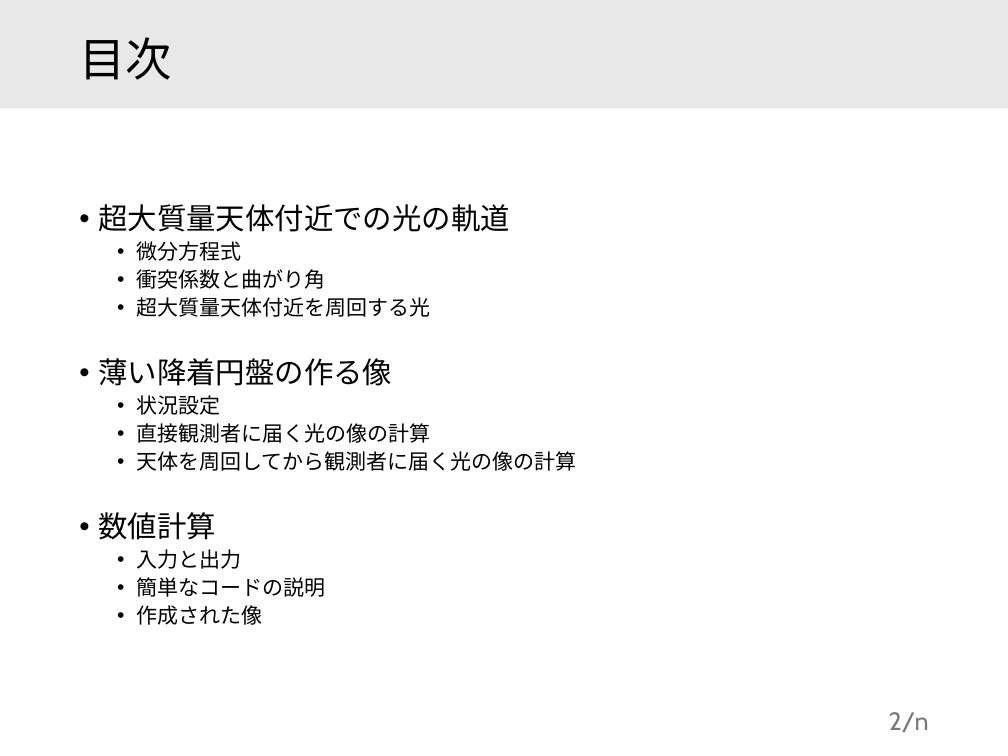
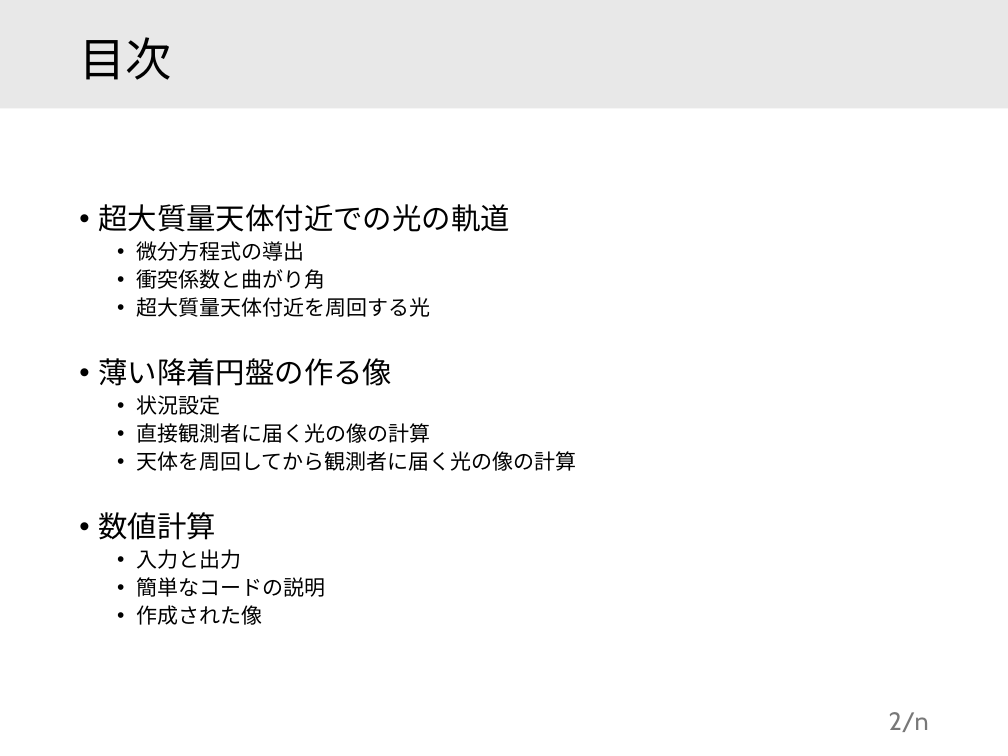
Before and after one commit to motoki-omamiuda/gakushuin, a slide deck: slide 2 of docs/大輪講.pptx. Drawn at 1008x756 pixels with LibreOffice and Linux fonts; fonts in the diff are those of the drawing. Boxes give left, top, right and bottom in pixels: in the first picture for what was removed or moved away, otherwise in the second. Text is boxed around its words. In the diff, an @@ line names an element or a change of style, - is before the commit and + after.

```diff
--- a/docs/大輪講.pptx
+++ b/docs/大輪講.pptx
@@ text at [136,241,304,261]: text changed @@
-  • 微分方程式
+  • 微分方程式の導出
```
Also in this commit, not shown: 2 other slides changed, 2 slides removed, 27 other files.
